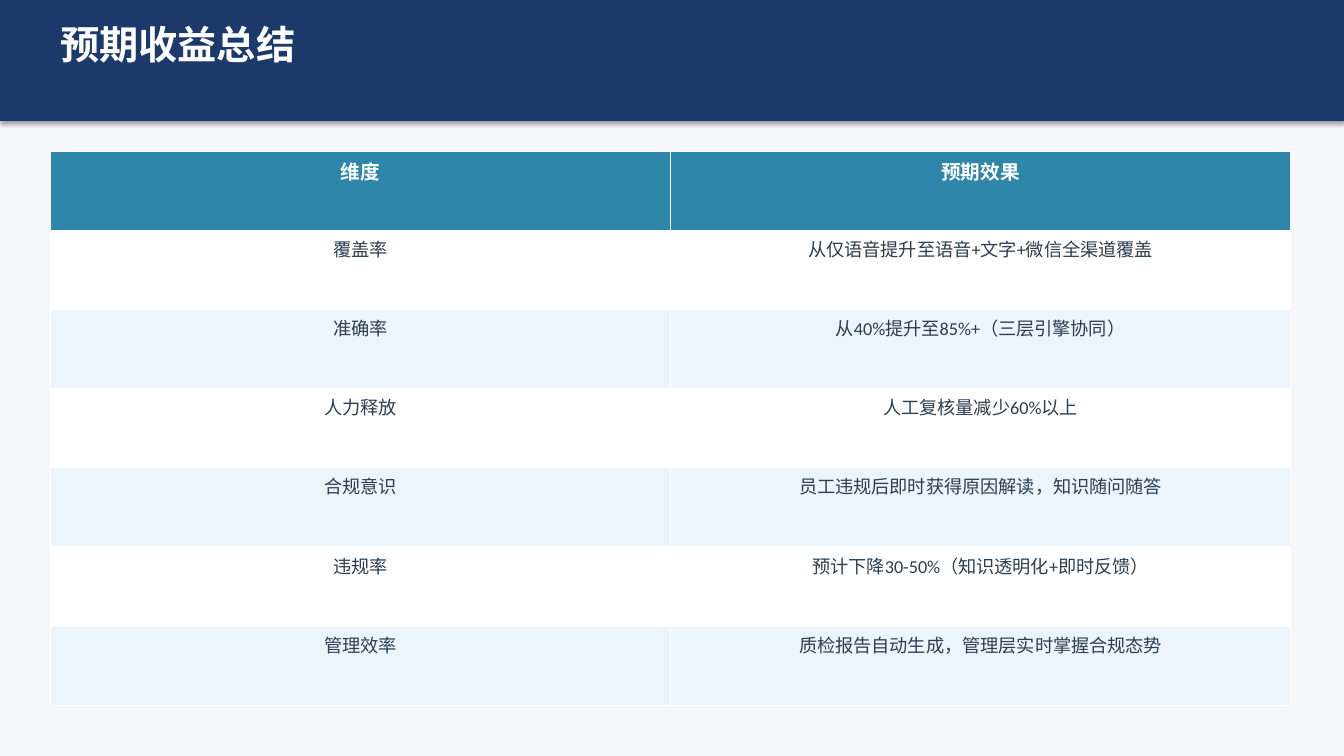
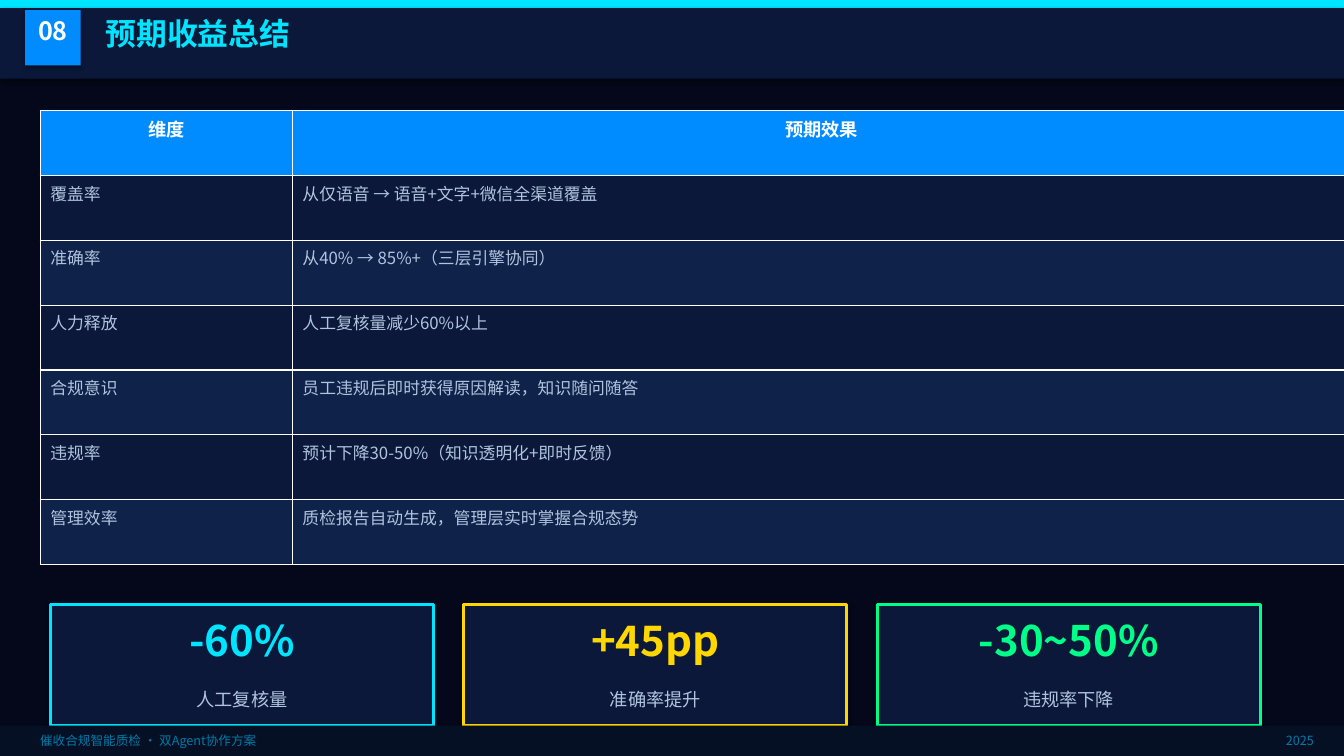
Before and after one commit to pengzhong200722-hue/DocBabel, a slide deck: slide 24 of docs/催收合规智能质检方案_双Agent协作体系.pptx. Drawn at 1344x756 pixels with LibreOffice and Linux fonts; fonts in the diff are those of the drawing. Boxes give left, top, right and bottom in pixels: in the first picture for what was removed or moved away, otherwise in the second. Text is boxed around its words. In the diff, an @@ line names an element or a change of style, - is before the commit and + after.

```diff
--- a/docs/催收合规智能质检方案_双Agent协作体系.pptx
+++ b/docs/催收合规智能质检方案_双Agent协作体系.pptx
@@ background #F5F7FA to #04081A @@
@@ rectangle resized from (x1=0, y1=0, x2=1344, y2=121) to (x1=0, y1=0, x2=1344, y2=8) @@
@@ rectangle at (x1=0, y1=0, x2=1344, y2=8): fill #1B3A6B to #00E5FF @@
@@ rectangle added at (x1=0, y1=8, x2=1344, y2=79), fill #0B183A @@
@@ rectangle added at (x1=25, y1=10, x2=81, y2=66), fill #008BFF @@
@@ text added at (x1=38, y1=21, x2=68, y2=41), 18 pt, text #FFFFFF, bold @@
+08
@@ text "预期收益总结" moved from (x1=60, y1=25, x2=295, y2=63) to (x1=106, y1=19, x2=291, y2=48) @@
@@ text "预期收益总结" at (x1=106, y1=19, x2=291, y2=48): size 28 to 22 pt, font Calibri to Noto Sans CJK SC, text colour #FFFFFF to #00E5FF @@
@@ table at (x1=40, y1=111, x2=1344, y2=565) @@
-row 2, column 2: 从仅语音提升至语音+文字+微信全渠道覆盖
+row 2, column 2: 从仅语音 → 语音+文字+微信全渠道覆盖
-row 3, column 2: 从40%提升至85%+（三层引擎协同）
+row 3, column 2: 从40% → 85%+（三层引擎协同）
@@ fill #2E86AB to #008BFF in row 1 @@
@@ fill #FFFFFF to #0B183A in 6 cells @@
@@ fill #EBF5FB to #0E224A in 6 cells @@
@@ size 14 to 13 pt in "维度", "预期效果" @@
@@ font Calibri to Noto Sans CJK SC in "维度", "预期效果", "覆盖率", "准确率" and 8 more places @@
@@ size 13 to 12 pt, text colour #2C3E50 to #B0C4DE in "覆盖率", "准确率", "人力释放", "人工复核量减少60%以上" and 6 more places @@
@@ alignment centre to left @@
@@ table resized from (x1=50, y1=151, x2=1291, y2=706) to (x1=40, y1=111, x2=1344, y2=565) @@
@@ rectangle added at (x1=50, y1=605, x2=434, y2=726), fill #0B183A, outline #00E5FF 2 pt @@
@@ text added at (x1=189, y1=624, x2=294, y2=657), 30 pt, text #00E5FF, bold @@
+-60%
@@ rectangle added at (x1=464, y1=605, x2=847, y2=726), fill #0B183A, outline #FFD700 2 pt @@
@@ text added at (x1=591, y1=625, x2=719, y2=665), 30 pt, text #FFD700, bold @@
++45pp
@@ rectangle added at (x1=877, y1=605, x2=1260, y2=726), fill #0B183A, outline #00FF88 2 pt @@
@@ text added at (x1=979, y1=624, x2=1159, y2=657), 30 pt, text #00FF88, bold @@
+-30~50%
@@ text added at (x1=197, y1=690, x2=288, y2=708), 13 pt, text #B0C4DE @@
+人工复核量
@@ text added at (x1=610, y1=690, x2=701, y2=708), 13 pt, text #B0C4DE @@
+准确率提升
@@ text added at (x1=1023, y1=691, x2=1114, y2=708), 13 pt, text #B0C4DE @@
+违规率下降
@@ rectangle added at (x1=0, y1=726, x2=1344, y2=756), fill #061024 @@
@@ text added at (x1=40, y1=734, x2=256, y2=748), 9 pt, text #007AA8 @@
+催收合规智能质检 · 双Agent协作方案
@@ text added at (x1=1286, y1=735, x2=1314, y2=745), 9 pt, text #007AA8 @@
+2025
```
Also in this commit, not shown: 23 other slides changed, 1 slide added, 1 slide removed.
